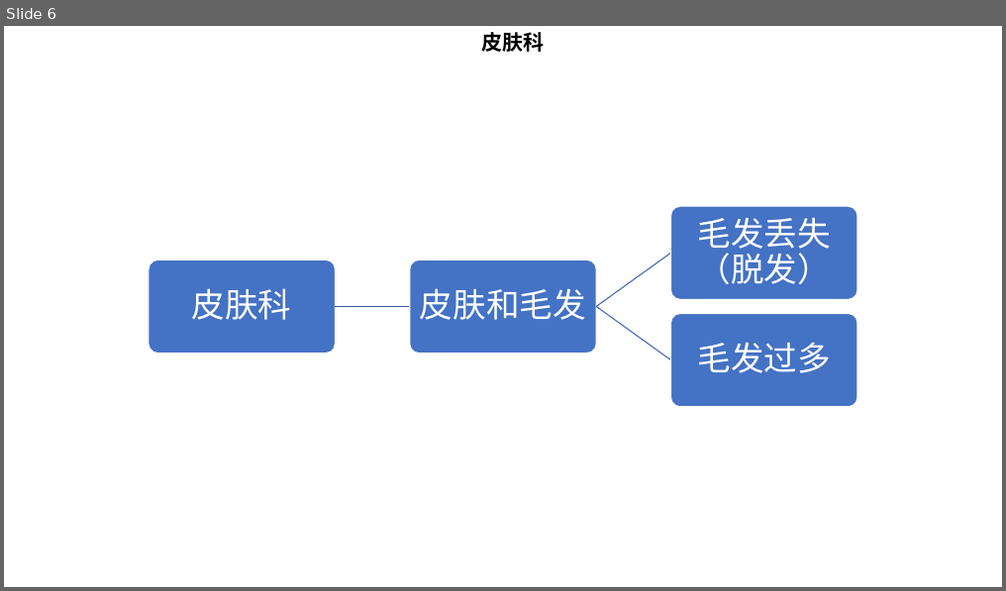
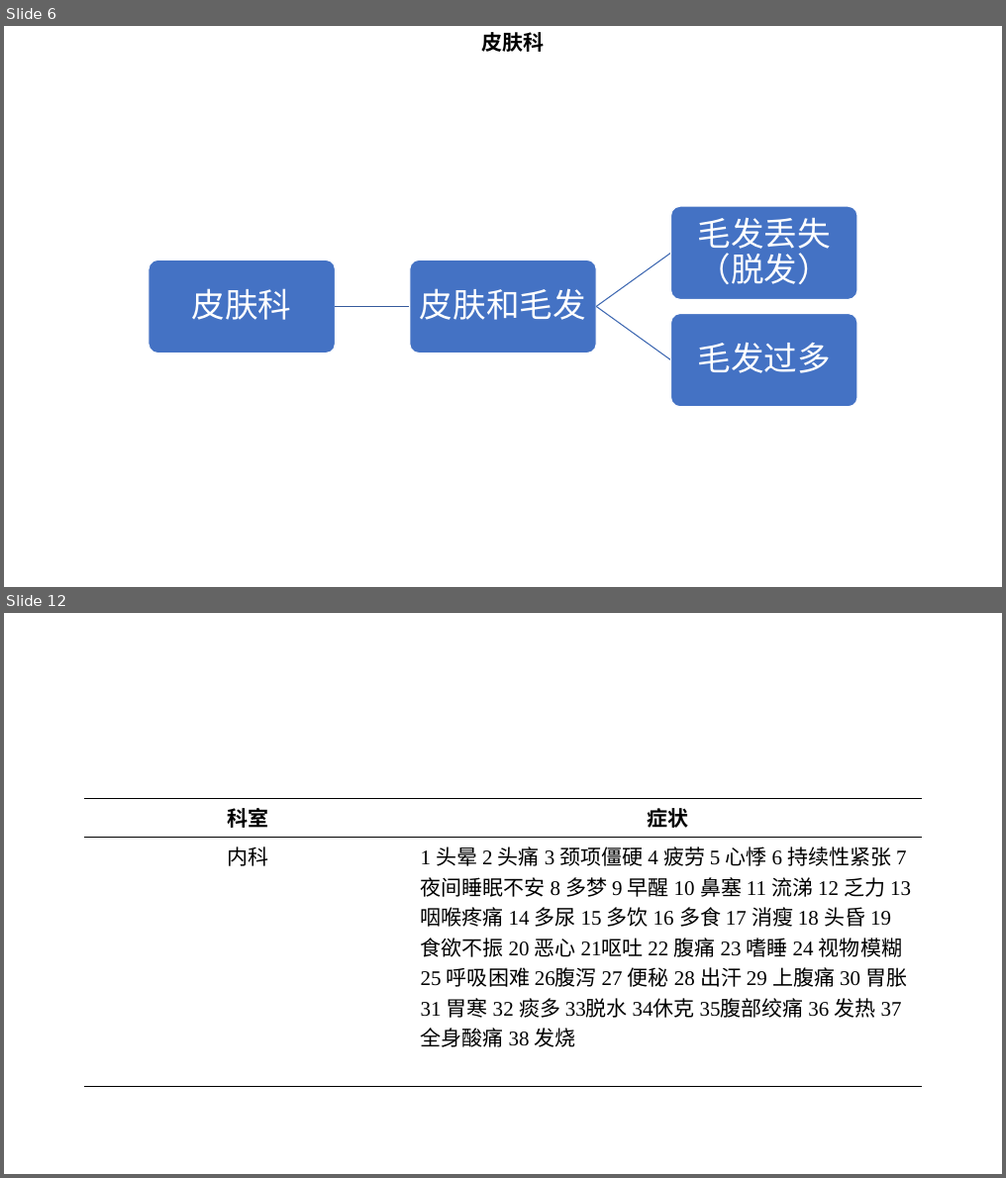
Before and after one commit to MingJerry/Guide, a slide deck: Doc/症状_科室映射图.pptx. Shown one above the other, each under a label of ours: slide 6 before the commit, slides 6 and 12 after it; the slides between them are not shown. The pictures are 1006x591 and 1006x1178 pixels, drawn with LibreOffice and Linux fonts; fonts in the diff are those of the drawing. Boxes give left, top, right and bottom in pixels: in the first picture for what was removed or moved away, otherwise in the second. Text is boxed around its words. In the diff, an @@ line names an element or a change of style, - is before the commit and + after.

```diff
--- a/Doc/症状_科室映射图.pptx
+++ b/Doc/症状_科室映射图.pptx
@@ slide 12 added at (4,613,1002,1174), background #FFFFFF @@
@@ table added at (83,799,922,1052), 2 rows, 2 columns @@
+科室 | 症状
+内科 | 1 头晕 2 头痛 3 颈项僵硬 4 疲劳 5 心悸 6 持续性紧张 7 夜间睡眠不安 8 多梦 9 早醒 10 鼻塞 11 流涕 12 乏力 13 咽喉疼痛 14 多尿 15 多饮 16 多食 17 消瘦 18 头昏 19 食欲不振 20 恶心 21呕吐 22 腹痛 23 嗜睡 24 视物模糊 25 呼吸困难 26腹泻 27 便秘 28 出汗 29 上腹痛 30 胃胀 31 胃寒 32 痰多 33脱水 34休克 35腹部绞痛 36 发热 37 全身酸痛 38 发烧
```
Also in this commit, not shown: 5 other slides added, 4 other files.
